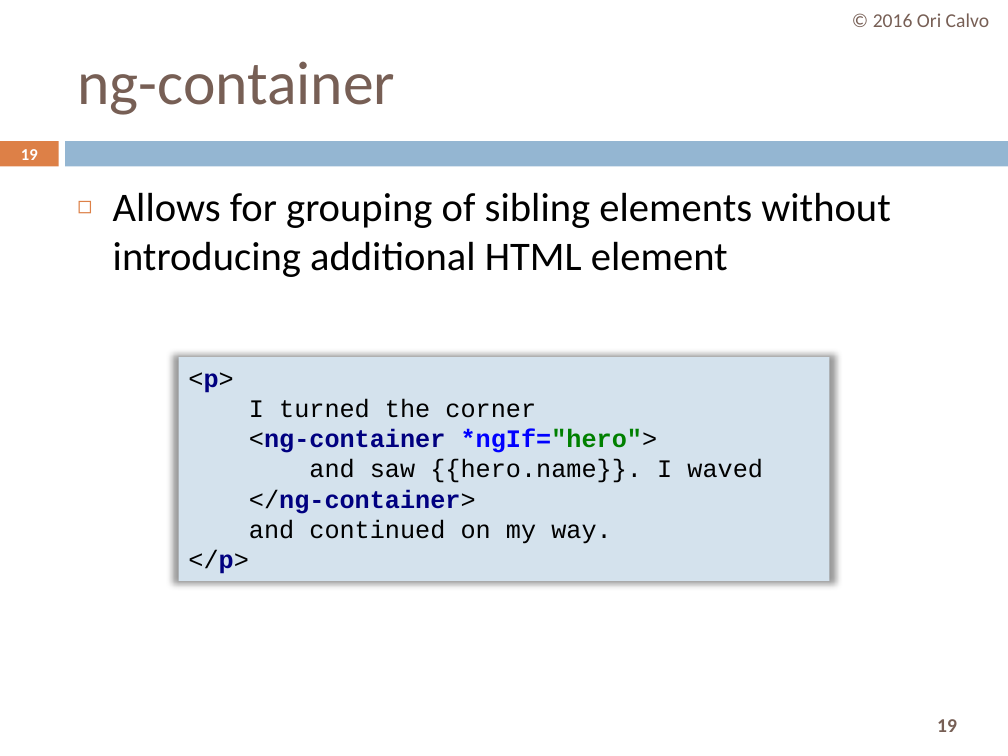
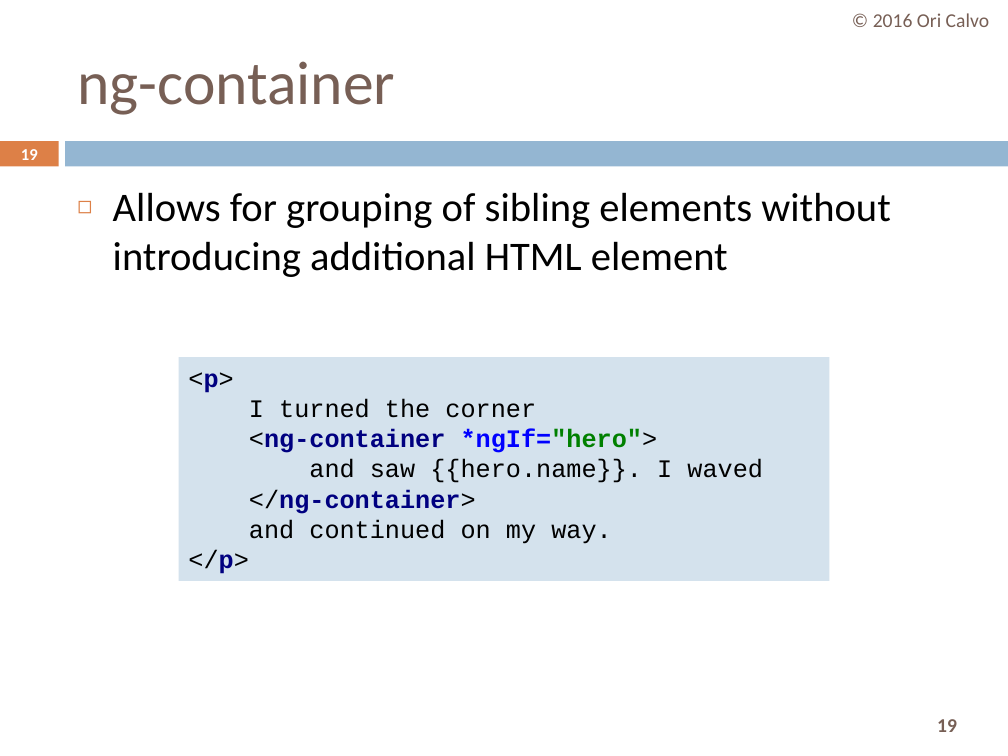
Before and after one commit to oricalvo/course-angular, a slide deck: slide 19 of PPTs/04 Advanced Components.pptx. Drawn at 1008x756 pixels with LibreOffice and Linux fonts; fonts in the diff are those of the drawing. Boxes give left, top, right and bottom in pixels: in the first picture for what was removed or moved away, otherwise in the second. Text is boxed around its words. In the diff, an @@ line names an element or a change of style, - is before the commit and + after.

```diff
--- a/PPTs/04 Advanced Components.pptx
+++ b/PPTs/04 Advanced Components.pptx
@@ rectangle "<p> I turned the corner ..." at (x1=178, y1=357, x2=830, y2=581): shadow off @@
```
Also in this commit, not shown: 2 other slides changed, 2 other files.
